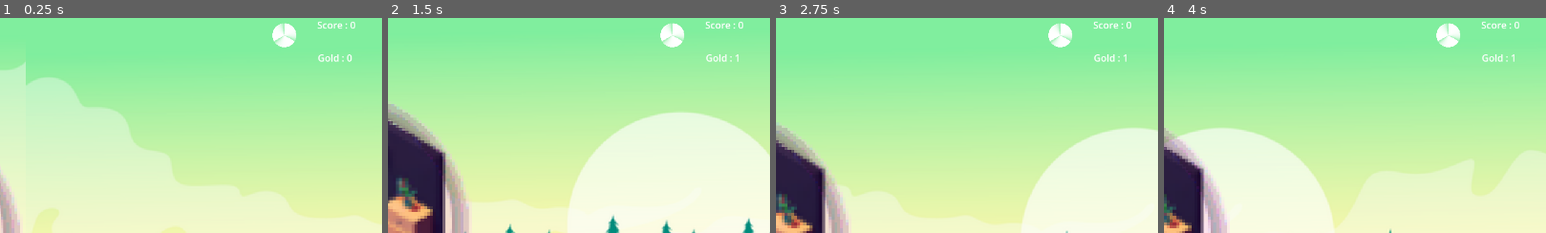
Above: before the commit, frames 1-4 (left to right).
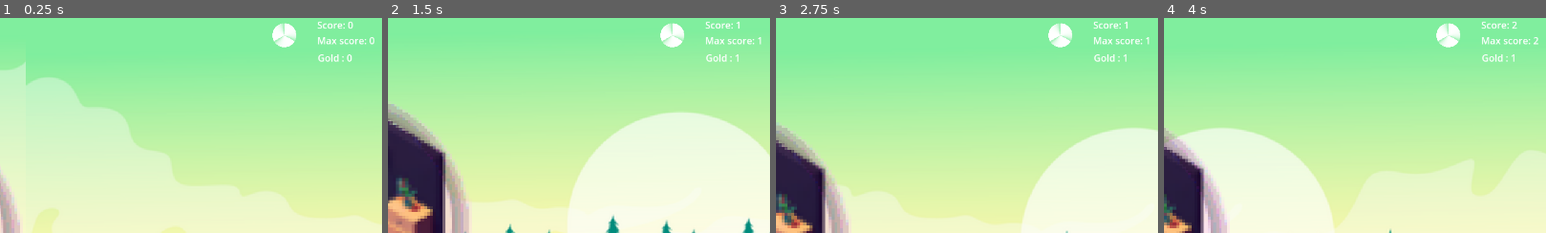
Above: after the commit, the same moments.

Repository: Narrop/Jame-Gam-17
Game: Godot game, scene res://Game.tscn
The game is run twice, just before and just after one commit, with the same random seed, the same clock (stepped at 60 frames per second) and the same inputs. The engine's default icon, where the game draws it, is replaced by a stand-in: a white triangle on a blue panel in a dark square.
Inputs:
- Up to frame 1 (0.25 s): no input
- Up to frame 2 (1.5 s): tap Enter (ui_accept) at 0.5, 0.77 s; hold Right (ui_right) from 0.53 s (still down)
- Up to frame 3 (2.75 s): tap Enter (ui_accept) at 1.52 s; release Right (ui_right) at 2.03 s; hold Left (ui_left) from 2.03 s (still down)
- Up to frame 4 (4 s): release Left (ui_left) at 2.78 s; hold Right (ui_right) from 2.78 s (still down); tap Enter (ui_accept) at 3.02, 3.77 s
The pictures show only the part of the screen within x 46-96%, y 0-50%; the shares and areas given below are measured in that part.

The runs differ from the first frame. In frame 1, 0.3% of the frame differs, in the area x 83-98%, y 1-13%; in frame 2, 0.3%; in frame 3, 0.3%; in frame 4, 0.3%.
Error before the commit: Invalid access to property or key 'max_score' on a base object of type 'Node (Player_variable.gd)'. (res://Scenes/Levels/OnScreenScore.gd:8)

Commit message:
Update Player_variable.gd

Diff:
--- a/Scenes/Levels/Player_variable.gd
+++ b/Scenes/Levels/Player_variable.gd
@@ -3,7 +3,14 @@
 var coin = 0
 var score = 0
 var hammers = 0
+var max_score = 0
 
 func reset():
 	score = 0
 	hammers = 0
+
+	# charge le score maximal à partir du localStorage
+	if Engine.has_singleton("Web"):
+		var local_storage = Engine.get_singleton("Web").local_storage
+		if local_storage.has_feature("localStorage"):
+			max_score = int(local_storage.get_item("max_score"))
